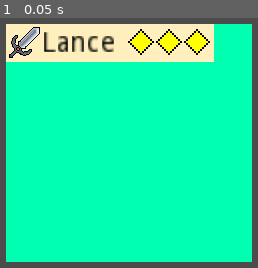
Above: before the commit, frame 1.
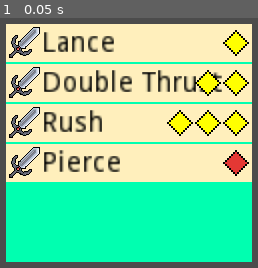
Above: after the commit, the same moment.

Repository: SaranSundar/GodotPracticeDemo
Game: Godot game, scene res://interfaces/attack_menu/attack_menu.tscn
Same seed, same stepped clock (60 frames per second), same inputs: the game is played once before the commit and once after it. This scene is started directly instead of the project's main scene.
Inputs:
- Up to frame 1 (0.05 s): no input

The runs differ from the first frame. In frame 1, 47% of the frame differs, in the area x 2-98%, y 2-66%.

Commit message:
Basic attack gui created

Diff:
--- a/interfaces/attack_menu/attack_button.gd
+++ b/interfaces/attack_menu/attack_button.gd
@@ -3,6 +3,22 @@
 onready var attack_name = $attack_name
 onready var attack_icon = $attack_icon
 onready var attack_power = $attack_power
+
+var attack_info = {}
+
+signal attack_clicked(attack_details)
+
+func _ready():
+	self.connect("pressed", self, "clicked_attack")
+
+func set_attack_details(attack_details):
+	attack_info = attack_details
+	set_attack_power(attack_info.power)
+	set_attack_name(attack_info.name)
+
+func clicked_attack():
+	print(attack_name.text, " was clicked")
+	emit_signal("attack_clicked", attack_info)
 
 func set_attack_power(power: int):
 	if power < 1 or power > 4:
--- a/interfaces/attack_menu/attack_button.tscn
+++ b/interfaces/attack_menu/attack_button.tscn
@@ -19,7 +19,7 @@
 [node name="NinePatchRect" type="NinePatchRect" parent="."]
 margin_left = -1.0
 margin_top = -1.0
-margin_right = 103.0
+margin_right = 122.0
 margin_bottom = 18.0
 texture = ExtResource( 1 )
 __meta__ = {
@@ -44,5 +44,5 @@
 texture = ExtResource( 2 )
 
 [node name="attack_power" type="Sprite" parent="."]
-position = Vector2( 61.9036, 8.35885 )
+position = Vector2( 81.7037, 8.88921 )
 texture = ExtResource( 4 )
--- /dev/null
+++ b/interfaces/attack_menu/attack_menu.gd
@@ -0,0 +1,32 @@
+class_name AttackMenu extends Control
+
+# List of attack buttons
+onready var attack_options = $ColorRect/VBoxContainer.get_children()
+
+onready var attacks = [
+	{
+		'name': 'Lance',
+		'power': 1
+	},
+	{
+		'name': 'Double Thrust',
+		'power': 2
+	},
+	{
+		'name': 'Rush',
+		'power': 3
+	},
+	{
+		'name': 'Pierce',
+		'power': 4
+	}
+]
+
+func _ready():
+	for i in range(len(attacks)):
+		var attack = attack_options[i] as AttackButton
+		attack.set_attack_details(attacks[i])
+		attack.connect("attack_clicked", self, "attack_clicked")
+
+func attack_clicked(attack_info):
+	print(attack_info)
--- a/interfaces/attack_menu/attack_menu.tscn
+++ b/interfaces/attack_menu/attack_menu.tscn
@@ -1,12 +1,14 @@
-[gd_scene load_steps=2 format=2]
+[gd_scene load_steps=3 format=2]
 
 [ext_resource path="res://interfaces/attack_menu/attack_button.tscn" type="PackedScene" id=1]
+[ext_resource path="res://interfaces/attack_menu/attack_menu.gd" type="Script" id=2]
 
 [node name="attack_menu" type="Control"]
 anchor_right = 1.0
 anchor_bottom = 1.0
 margin_top = -0.329536
 margin_bottom = -0.329544
+script = ExtResource( 2 )
 __meta__ = {
 "_edit_use_anchors_": false
 }
@@ -35,3 +37,21 @@
 margin_top = 0.0
 margin_right = 122.0
 margin_bottom = 16.0
+
+[node name="attack_button2" parent="ColorRect/VBoxContainer" instance=ExtResource( 1 )]
+margin_left = 0.0
+margin_top = 20.0
+margin_right = 122.0
+margin_bottom = 36.0
+
+[node name="attack_button3" parent="ColorRect/VBoxContainer" instance=ExtResource( 1 )]
+margin_left = 0.0
+margin_top = 40.0
+margin_right = 122.0
+margin_bottom = 56.0
+
+[node name="attack_button4" parent="ColorRect/VBoxContainer" instance=ExtResource( 1 )]
+margin_left = 0.0
+margin_top = 60.0
+margin_right = 122.0
+margin_bottom = 76.0
--- a/project.godot
+++ b/project.godot
@@ -14,6 +14,11 @@
 "language": "GDScript",
 "path": "res://interfaces/attack_menu/attack_button.gd"
 }, {
+"base": "Control",
+"class": "AttackMenu",
+"language": "GDScript",
+"path": "res://interfaces/attack_menu/attack_menu.gd"
+}, {
 "base": "Node2D",
 "class": "BaseEntity",
 "language": "GDScript",
@@ -126,6 +131,7 @@
 } ]
 _global_script_class_icons={
 "AttackButton": "",
+"AttackMenu": "",
 "BaseEntity": "",
 "CameraController": "",
 "Common": "",
